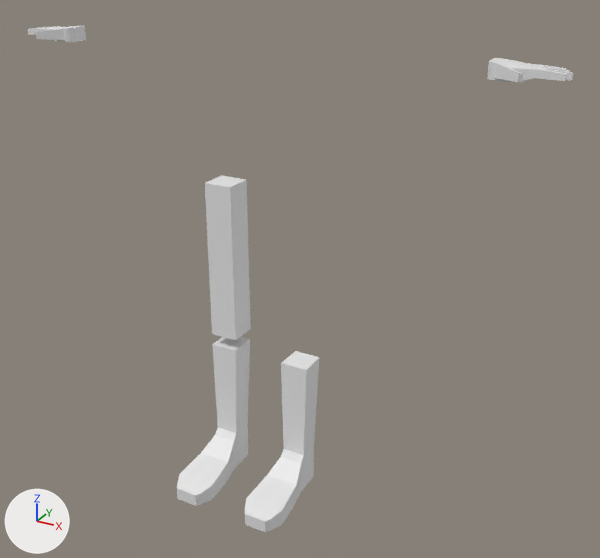
Before and after pictures for a commit that changed the Blender file Project_Dragonblight_Models/Characters/Bomber/bomber.blend.
Before and after are seen from a 50 mm camera at (3.44, -5.6, 4.71) aimed at (0.38, -0.05, 1.94). Every picture has the same lights, and +X, +Y and +Z are marked at lower left.

Names of what the first picture shows: 'Boots', 'Cube', 'Gloves'.
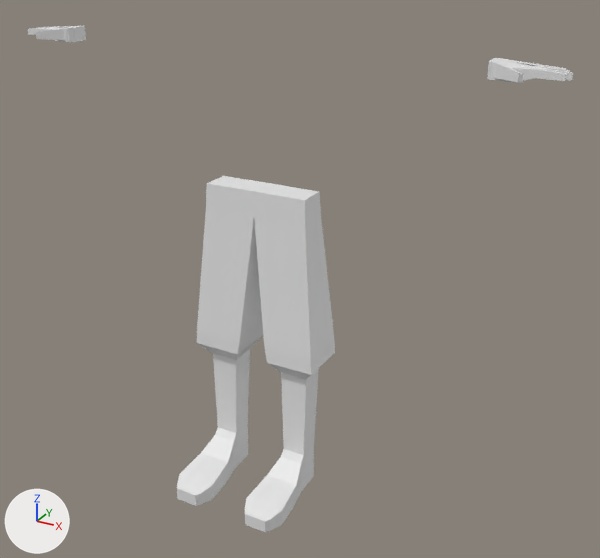
Where the change shows, as pixel boxes (x1, y1, x2, y2) in the pictures (600 x 558 px):
'Pants', added
    after: (197, 176, 335, 379)
'Cube', deleted
    before: (205, 175, 251, 340)

The change, as a diff of the scene's bpy script:
```diff
--- a/Project_Dragonblight_Models/Characters/Bomber/bomber.blend.py
+++ b/Project_Dragonblight_Models/Characters/Bomber/bomber.blend.py
@@ me_cube_004_1 @@
+me_cube_004_1.from_pydata(...)  # 112 vertices, 110 faces; spans x -4.64..0.0, y -1.77..1.77, z -1.28..1.0
@@ ob_cube @@
-ob_cube = bpy.data.objects.new('Cube', me_cube_004)
-ob_cube.location = (-0.357, 0.0, 1.95)
-ob_cube.scale = (0.126, 0.126, 0.708)
@@ ob_pants @@
+ob_pants = bpy.data.objects.new('Pants', me_cube_004_1)
+ob_pants.location = (0.0, 0.0, 1.95)
+ob_pants.scale = (0.126, 0.126, 0.708)
+_m = ob_pants.modifiers.new('Mirror', 'MIRROR')
+_m.use_clip = True
```
